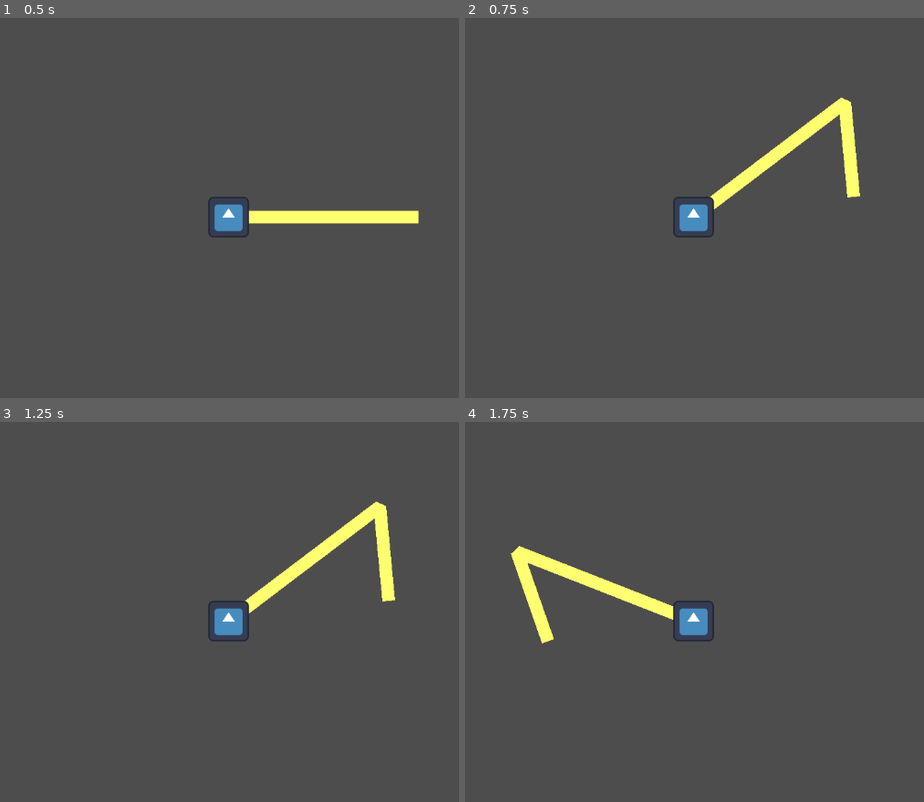
Above: before the commit, frames 1-4 (two rows, left to right).
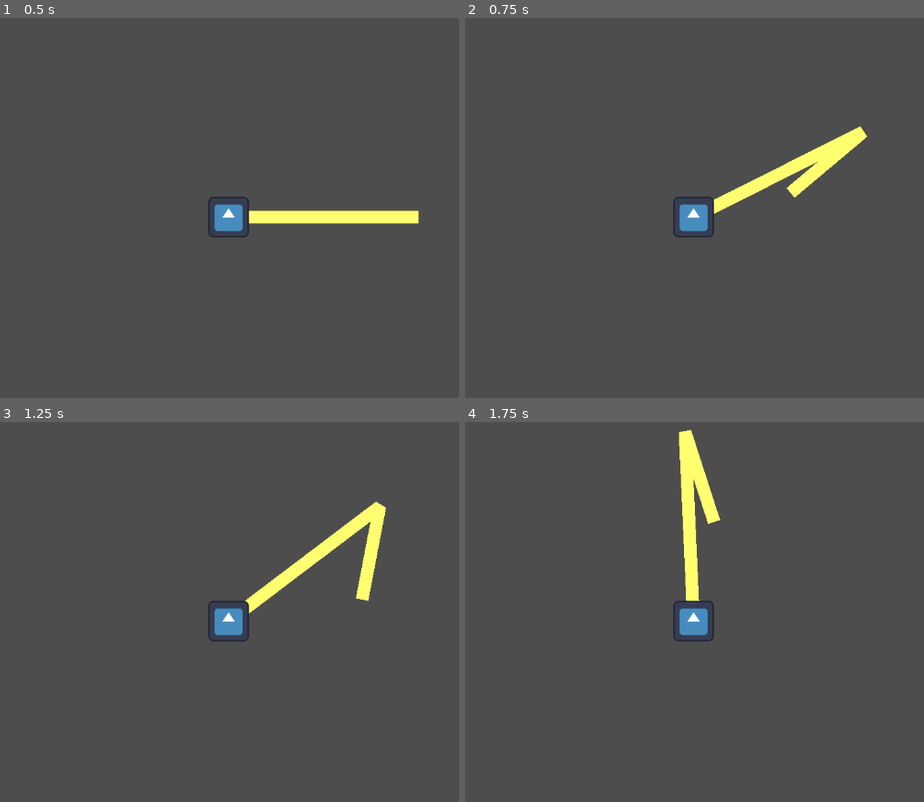
Above: after the commit, the same moments.

Repository: flowerFawn/many-games
Game: Godot game, scene res://arm/arm_world.tscn
Two runs of this game, one before a commit and one after it. Both use one fixed random seed, a clock stepped at 60 frames per second and the inputs below. The project has no main scene, so this scene is started directly. The engine's default icon, where the game draws it, is replaced by a stand-in: a white triangle on a blue panel in a dark square.
Inputs (mouse positions are in pixels of both pictures, inside the frame that each line leads up to):
- Up to frame 1 (0.5 s): no input
- Up to frame 2 (0.75 s): tap Enter at 0.5 s; move the mouse to (855, 196) at 0.52 s
- Up to frame 3 (1.25 s): click (390, 600) at 0.77 s
- Up to frame 4 (1.75 s): move the mouse to (547, 642) at 1.27 s; click (547, 642) at 1.52 s

Frame 1 is identical in both runs. In frame 2, 3.2% of the frame differs, in the area x 53-88%, y 20-52%; in frame 3, 1.1%; in frame 4, 3.8%, in the area x 9-56%, y 1-59%.

Commit message:
arm now moves over time
looks good

Diff:
--- a/arm/arm.gd
+++ b/arm/arm.gd
@@ -3,12 +3,19 @@
 @export var node_line:Line2D
 @export var upper_arm_length:float
 @export var fore_arm_length:float
+@export var shoulder_flex_speed:float
+@export var elbow_flex_speed:float
 @export var static_flip:bool
 @export var flip_by_side:bool
+@export var flip_if_short:bool
+
+var current_shoulder_angle:float
+var current_elbow_angle:float
 
 # Called every frame. 'delta' is the elapsed time since the previous frame.
 func _process(delta: float) -> void:
-	show_arm()
+	move_towards_goal_point(get_local_mouse_position(), delta)
+	show_current_arm()
 
 func find_elbow_angle(goal:Vector2) -> float:
 	var angle:float = (upper_arm_length ** 2) + (fore_arm_length ** 2) - goal.length_squared()
@@ -20,15 +27,40 @@
 	var premoved:Vector2 = Vector2(upper_arm_length, 0) + Vector2(-fore_arm_length, 0).rotated(elbow_angle)
 	return premoved.angle_to(goal) #used dot product (which this function does internally) in original desmos
 
-func show_arm() -> void:
+func show_perfect_arm() -> void:
 	var goal:Vector2 = get_local_mouse_position()
 	var elbow_angle:float = find_elbow_angle(goal)
-	if (flip_by_side and goal.x > 0) or static_flip:
+	if (flip_by_side and goal.x > 0):
+		elbow_angle = -elbow_angle
+	if static_flip:
+		elbow_angle = -elbow_angle
+	if (flip_if_short and get_local_mouse_position().length_squared() < (upper_arm_length - fore_arm_length) ** 2):
 		elbow_angle = -elbow_angle
 	var shoulder_angle:float = find_shoulder_angle(goal, elbow_angle)
 	var elbow_position:Vector2 = Vector2(upper_arm_length, 0).rotated(shoulder_angle)
-	var hand_position:Vector2 = elbow_position + Vector2(-fore_arm_length, 0). rotated(shoulder_angle + elbow_angle)
+	var hand_position:Vector2 = elbow_position + Vector2(-fore_arm_length, 0).rotated(shoulder_angle + elbow_angle)
 	node_line.clear_points()
 	node_line.add_point(Vector2.ZERO)
 	node_line.add_point(elbow_position)
 	node_line.add_point(hand_position)
+
+func show_current_arm() -> void:
+	var current_elbow_position:Vector2 = Vector2(upper_arm_length, 0).rotated(current_shoulder_angle)
+	var current_hand_position:Vector2 = current_elbow_position + Vector2(-fore_arm_length, 0).rotated(current_shoulder_angle + current_elbow_angle)
+	node_line.clear_points()
+	node_line.add_point(Vector2.ZERO)
+	node_line.add_point(current_elbow_position)
+	node_line.add_point(current_hand_position)
+
+func move_towards_goal_point(goal:Vector2, delta:float) -> void:
+	var desired_elbow_angle:float = find_elbow_angle(goal)
+	if (flip_by_side and goal.x > 0):
+		desired_elbow_angle = -desired_elbow_angle
+	if static_flip:
+		desired_elbow_angle = -desired_elbow_angle
+	if (flip_if_short and get_local_mouse_position().length_squared() < (upper_arm_length - fore_arm_length) ** 2):
+		desired_elbow_angle = -desired_elbow_angle
+	var desired_shoulder_angle:float = find_shoulder_angle(goal, desired_elbow_angle)
+	current_shoulder_angle = move_toward(current_shoulder_angle, desired_shoulder_angle, shoulder_flex_speed * delta)
+	current_elbow_angle = move_toward(current_elbow_angle, desired_elbow_angle, elbow_flex_speed * delta)
+	print(current_shoulder_angle, " -> ", current_elbow_angle)
--- a/arm/arm_world.tscn
+++ b/arm/arm_world.tscn
@@ -5,4 +5,6 @@
 [node name="ArmWorld" type="Node2D" unique_id=1511612789]
 
 [node name="Arm" parent="." unique_id=1312441310 instance=ExtResource("1_pery3")]
+shoulder_flex_speed = 2.0
+elbow_flex_speed = 1.0
 flip_by_side = true
